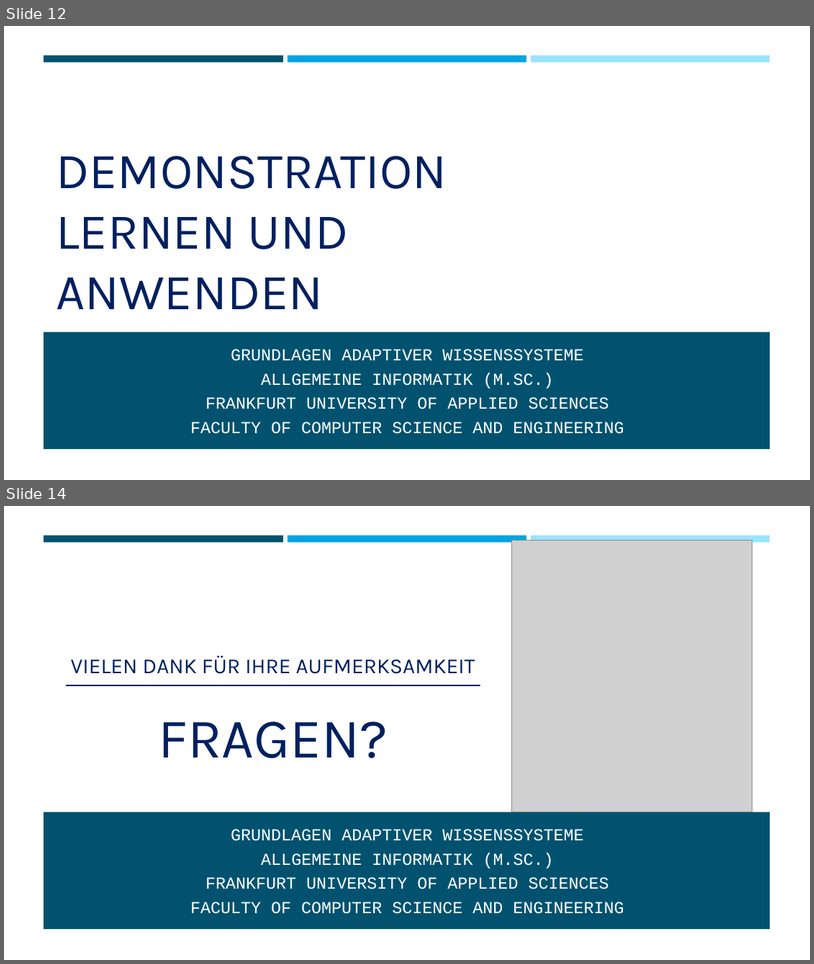
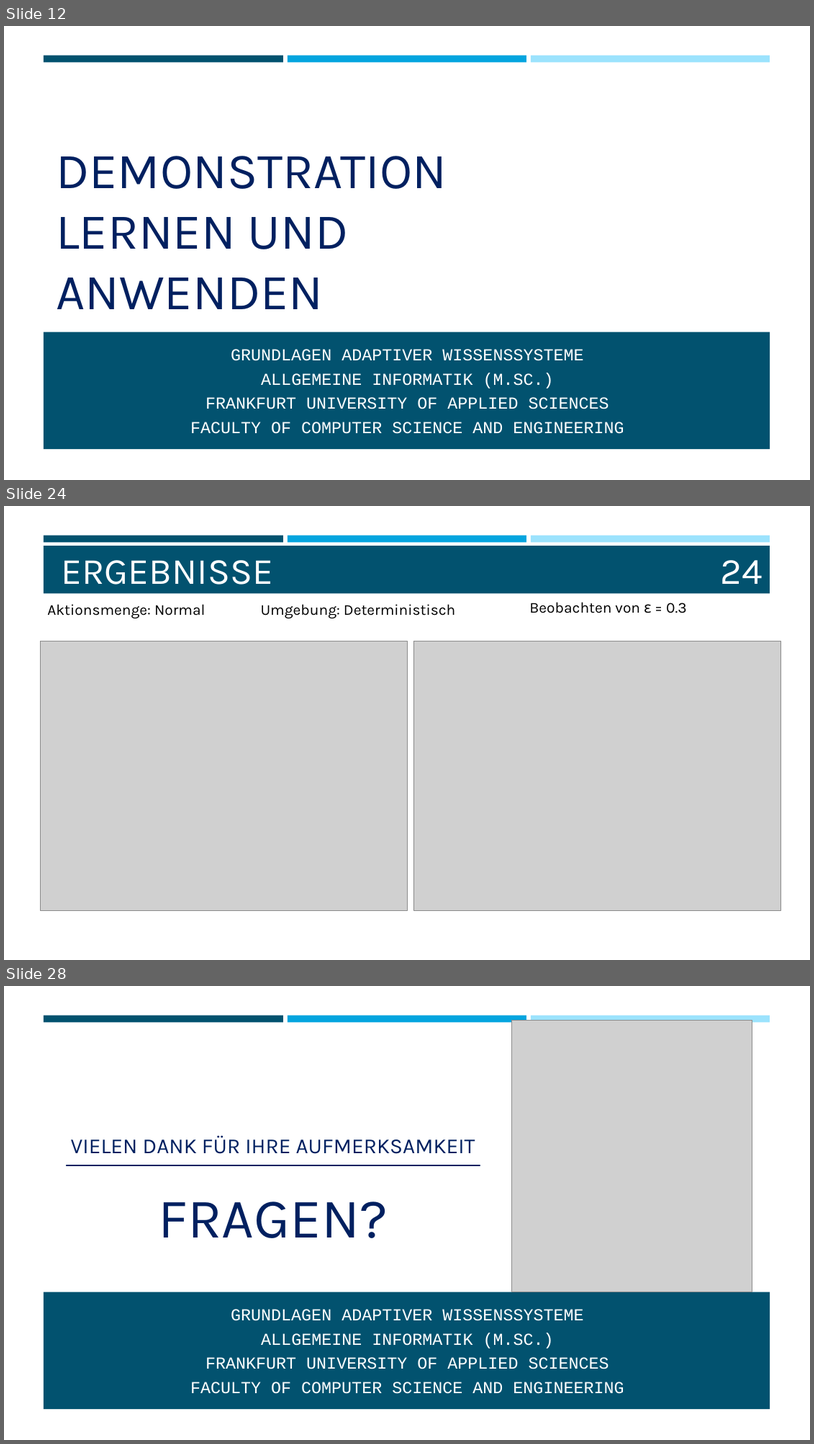
Before and after one commit to mzakarian/Reinforcement-Learning-SARSA-Q-Learning, a slide deck: misc/WISSEN.pptx. Shown one above the other, each under a label of ours: slides 12 and 14 before the commit, slides 12, 24 and 28 after it; the slides between them are not shown. The pictures are 814x964 and 814x1444 pixels, drawn with LibreOffice and Linux fonts; fonts in the diff are those of the drawing; grey boxes stand for pictures. Boxes give left, top, right and bottom in pixels: in the first picture for what was removed or moved away, otherwise in the second. Text is boxed around its words. In the diff, an @@ line names an element or a change of style, - is before the commit and + after.

Commit message:
Ergebnisse eingefügt

```diff
--- a/misc/WISSEN.pptx
+++ b/misc/WISSEN.pptx
@@ slide 24 added at <box>4,506,810,960</box>, background #FFFFFF; not listed: 3 template elements that a slide beside it also shows @@
@@ rectangle added at <box>44,546,770,594</box>, fill #02526F @@
@@ title added at <box>62,560,273,584</box>, 44 pt, text #FFFFFF @@
+ERGEBNISSE
@@ page number added at <box>720,560,762,584</box>, 44 pt, text #FFFFFF @@
+24
@@ text added at <box>47,604,205,618</box>, 18 pt, text #000000 @@
+Aktionsmenge: Normal
@@ text added at <box>261,604,455,618</box>, 18 pt, text #000000 @@
+Umgebung: Deterministisch
@@ text added at <box>530,602,687,613</box>, 18 pt, text #000000 @@
+Beobachten von ε = 0.3
@@ picture added at <box>40,641,407,910</box> @@
@@ picture added at <box>414,641,781,910</box> @@
@@ what was slide 14 is now slide 28 @@
```
Also in this commit, not shown: 1 slide changed, 14 other slides added, 1 slide removed.
